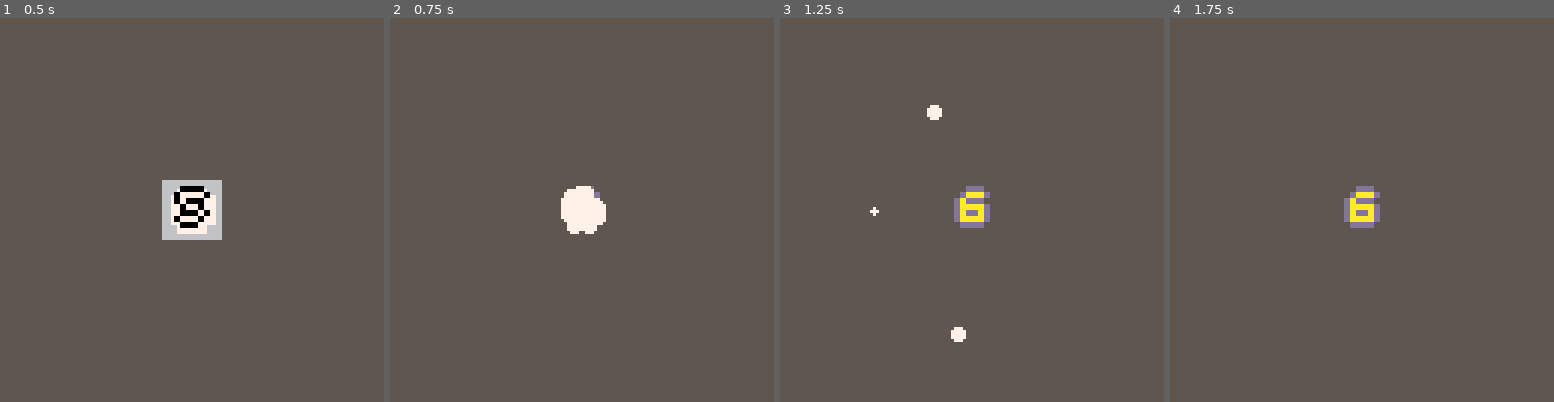
Above: before the commit, frames 1-4 (left to right).
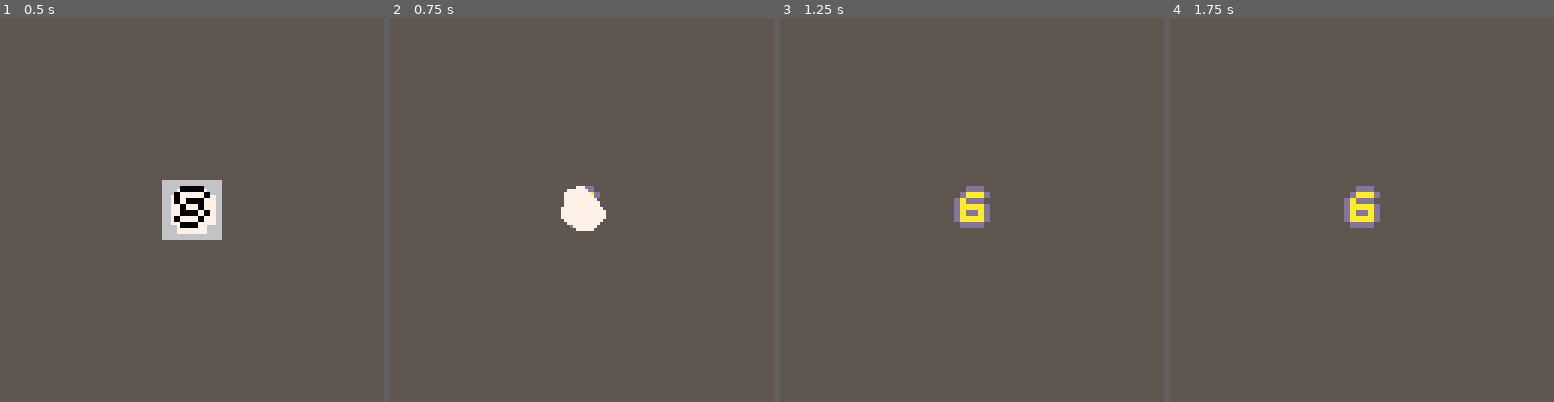
Above: after the commit, the same moments.

Repository: FIXMESTEVE/pico8_fiesta_party
Game: PICO-8 cartridge dice.p8
The game is run twice, just before and just after one commit, with the same random seed, the same clock (stepped at 60 frames per second) and the same inputs.
Inputs:
- Up to frame 1 (0.5 s): no input
- Up to frame 2 (0.75 s): tap O (Z key) at 0.7 s
- Up to frame 3 (1.25 s): no input
- Up to frame 4 (1.75 s): tap O (Z key) at 1.7 s

Frame 1 is identical in both runs. In frame 2, 0.2% of the frame differs, in the area x 44-57%, y 43-57%; in frame 3, 0.3%, in the area x 23-49%, y 22-85%; in frame 4, nothing differs.

Commit message:
dice hit coroutine complete

Diff:
--- a/dice.p8
+++ b/dice.p8
@@ -103,7 +103,7 @@
 
 function gen_particles()
     for i=1, 100 do
-        particles.make_particle(rnd(48),64,64,rnd(99)/100)
+        particles.make_particle(rnd(10),64,64,rnd(99)/100)
     end
 end
 
--- a/refactor/base.p8
+++ b/refactor/base.p8
@@ -3,6 +3,7 @@
 __lua__
 --utils
 #include utils/utils.lua
+#include utils/particles.lua
 
 --libs
 #include libs/dtb.lua
--- a/refactor/cutscenes/intro_cut.lua
+++ b/refactor/cutscenes/intro_cut.lua
@@ -21,6 +21,10 @@
     if(intro_cut.state==1)intro_cut:dialog()
     if(intro_cut.state==2)intro_cut:decideorder()
 
+    for i=1,#particles do
+        particles[i].update()
+    end
+
     for i=1,#self.coroutines do
         if self.coroutines[i] and costatus(self.coroutines[i]) != 'dead' then
             coresume(self.coroutines[i], players[i], self.dices[i])
@@ -37,6 +41,11 @@
     for i=1,#self.dices do
         self.dices[i]:draw()
     end
+
+    for i=1,#particles do
+        particles[i].draw()
+    end
+    particles.clean()
 end
 
 function intro_cut:camera_move()
@@ -85,8 +94,24 @@
         player.y-=1
         yield()
     end
+    if(player.y <= dice.y+8/2)then
+        gen_dice_particles(dice.x+dice.radius/2,dice.y+dice.radius/2)
+        dice.state=1
+    end
     while(player.y < player_y_original)do
         player.y+=1
         yield()
     end
+    for i=0,20 do
+        if(dice.display)then
+            dice.display=false
+        else
+            dice.display=true
+        end
+        yield()
+        yield()
+        yield()
+        yield()
+    end
+    dice.display=true
 end
--- a/refactor/objects/dice.lua
+++ b/refactor/objects/dice.lua
@@ -5,6 +5,8 @@
     local t={
         x=x,
         y=y,
+        radius=4,
+        display=true,
         number=flr(rnd(6)) + 1,
 
         state=0,
@@ -30,7 +32,8 @@
 
 function dice:draw()
     -- rectfill(self.x-2,self.y-2,self.x+6,self.y+6,7)
-    circfill(self.x+1,self.y+2,4,7)
+    if(self.state==0)circfill(self.x+1,self.y+2,self.radius,7)
+    if(self.display==false)return
     print(""..self.number,self.x-1,self.y,1)
     print(""..self.number,self.x+1,self.y,1)
     print(""..self.number,self.x,self.y+1,1)
--- /dev/null
+++ b/refactor/utils/particles.lua
@@ -0,0 +1,42 @@
+particles={}
+make_dice_particle = function(max_radius, x, y, angle_percent)
+    local p={}
+    p.max_radius=max_radius
+    p.radius=0
+    p.originx=x
+    p.originy=y
+    p.size=3
+    p.x=x
+    p.y=y
+    p.color=7
+    p.radiusgrowth=(rnd(2)+1)/2
+    p.angle_percent=angle_percent
+    p.update=function()
+        p.radius+=p.radiusgrowth
+        p.size=rnd(2)+1
+        if(p.color==7)then
+            p.color=10
+        else
+            p.color=7
+        end
+        p.x=p.originx + p.radius * cos(p.angle_percent)
+        p.y=p.originy + p.radius * sin(p.angle_percent)
+    end
+    p.draw=function()
+        circfill(p.x,p.y,p.size,p.color)
+    end
+    add(particles,p)
+end
+particles.clean = function()
+    foreach(particles, function(obj)
+        if(obj.radius > obj.max_radius)then
+            del(particles,obj)
+        end
+    end)
+end
+
+function gen_dice_particles(x,y)
+    for i=1, 50 do
+        make_dice_particle(rnd(20),x,y,rnd(99)/100)
+    end
+end
